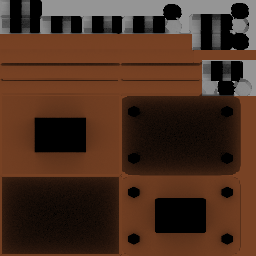
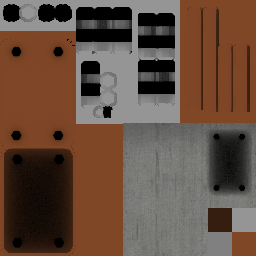
Layers edited between the first and the second w=256, h=256 image:
painted on "PGA_DKGantry_F.png" over [0, 0, 252, 256]
added layer "Swatch" above "Concrete.png" over [208, 208, 256, 256]
added layer "Concrete.png" above "Layer" over [123, 123, 256, 256]
renamed "Color" to "Layer", painted on it over [0, 0, 256, 256]
